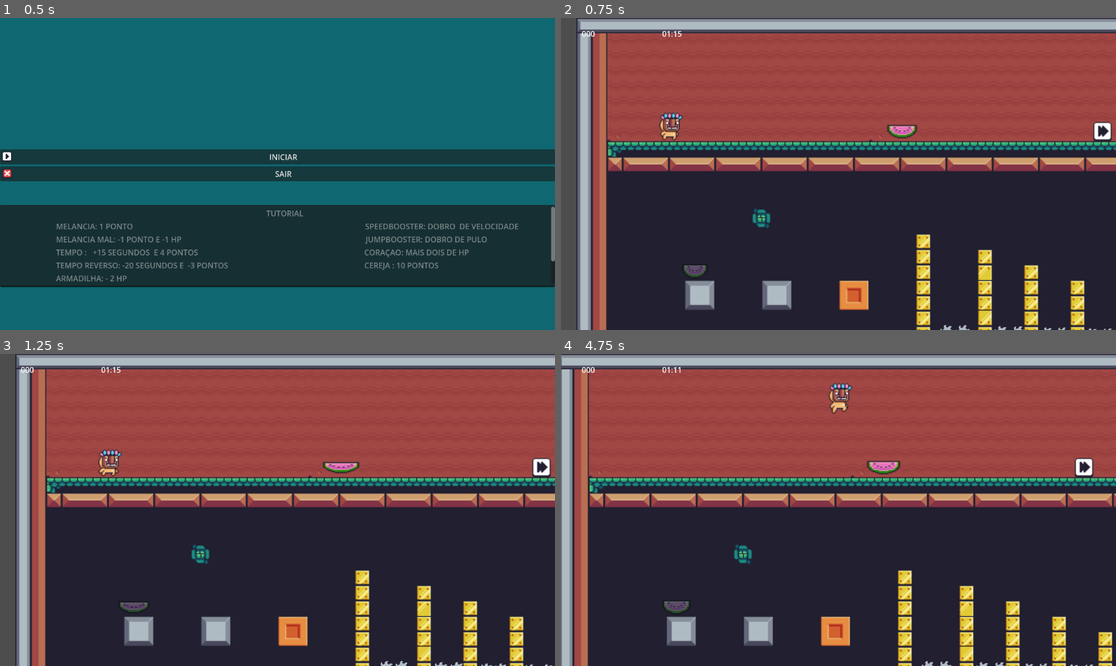
Above: before the commit, frames 1-4 (two rows, left to right).
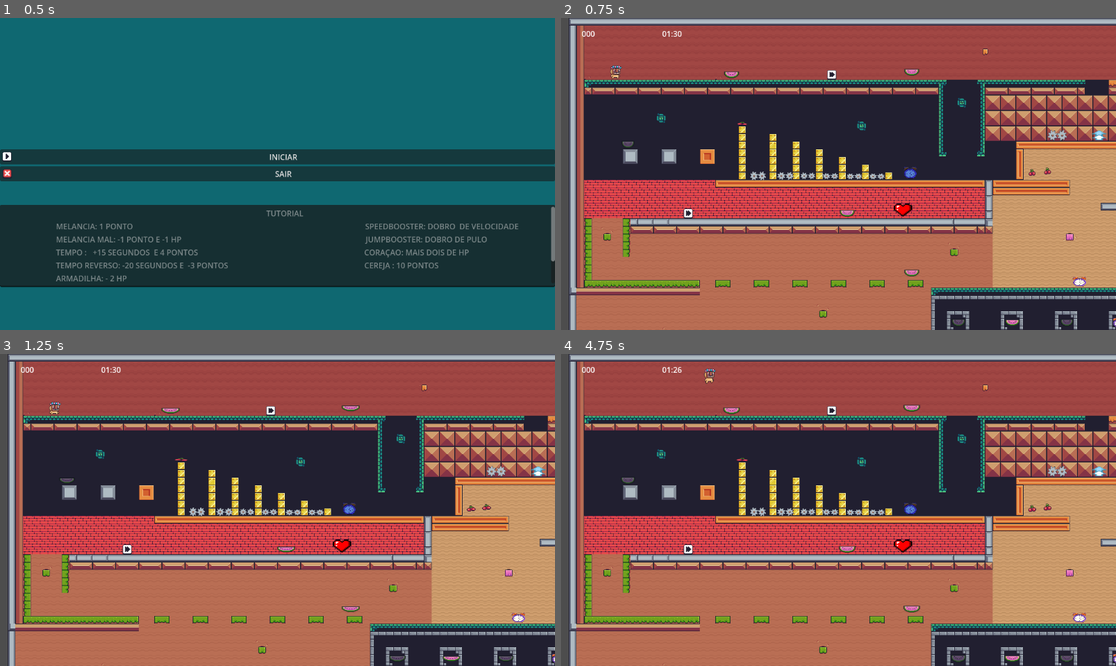
Above: after the commit, the same moments.

Repository: vagnerlopes1/jogo_godot
Game: Godot game, scene res://projeto.tscn
Two runs of this game, one before a commit and one after it. Both use one fixed random seed, a clock stepped at 60 frames per second and the inputs below.
Inputs:
- Up to frame 1 (0.5 s): no input
- Up to frame 2 (0.75 s): click "INICIAR" at 0.5 s
- Up to frame 3 (1.25 s): no input
- Up to frame 4 (4.75 s): tap Enter (ui_accept) at 1.25, 1.35, 1.52, 1.82, 2.1, 2.27, 2.57, 2.85, 3.6, 3.77, 4.07, 4.35, 4.52 s; hold Right (direita) 1.28-2.78 s; hold Left (ui_left) 2.78-3.53 s; hold Right (direita) from 3.53 s (still down)

Frame 1 is identical in both runs. In frame 2, 76% of the frame differs, in the area x 1-100%, y 0-100%; in frame 3, 76%; in frame 4, 77%, in the area x 0-100%, y 0-100%.

Commit message:
main
nice

Diff:
--- a/CharacterBody2D.gd
+++ b/CharacterBody2D.gd
@@ -1,28 +1,10 @@
 extends CharacterBody2D
 
-
-const SPEED = 300.0
-const JUMP_VELOCITY = -400.0
-
-# Get the gravity from the project settings to be synced with RigidBody nodes.
-var gravity = ProjectSettings.get_setting("physics/2d/default_gravity")
-
+var speed = 300
+var Player = null
 
 func _physics_process(delta):
-	# Add the gravity.
-	if not is_on_floor():
-		velocity.y += gravity * delta
-
-	# Handle jump.
-	if Input.is_action_just_pressed("ui_accept") and is_on_floor():
-		velocity.y = JUMP_VELOCITY
-
-	# Get the input direction and handle the movement/deceleration.
-	# As good practice, you should replace UI actions with custom gameplay actions.
-	var direction = Input.get_axis("ui_left", "ui_right")
-	if direction:
-		velocity.x = direction * SPEED
-	else:
-		velocity.x = move_toward(velocity.x, 0, SPEED)
-
-	move_and_slide()
+	if Player:
+		var direction = (Player.global_position-global_position).normalized()
+		velocity = direction * speed
+		move_and_slide()
--- a/Control.gd
+++ b/Control.gd
@@ -26,7 +26,7 @@
 
 func _process(delta):
 	contador_melons.text = str("%03d" % Global.pontos)
-	if minutos == 0 && segundos == 0:
+	if minutos == 0 && segundos < 0:
 		get_tree().reload_current_scene()
 		Global.pontos = 0
 		emit_signal("tempo_acabou")
@@ -47,7 +47,7 @@
 	if segundos < 0:
 		if minutos > 0:
 			minutos -= 1
-			segundos = 60
+			segundos += 60
 
 	segundos -=1
 
--- a/canvas_layer.gd
+++ b/canvas_layer.gd
@@ -5,7 +5,10 @@
 
 func _on_iniciar_bt_pressed():
 	get_tree().change_scene_to_file("res://projeto.tscn")
-
+	Global.pontos = 0
+	Global.vida = 5
+	Global.moveSpeed = 100
+	Global.JUMP_VELOCITY = -400
 
 func _on_sair_bt_pressed():
 	get_tree().quit()
--- a/character_body_2d.tscn
+++ b/character_body_2d.tscn
@@ -275,7 +275,6 @@
 shape = SubResource("CapsuleShape2D_qw2dk")
 
 [node name="Camera2D" type="Camera2D" parent="."]
-zoom = Vector2(2, 2)
 limit_left = 0
 limit_top = 0
 limit_right = 3735
--- a/pause_menu.gd
+++ b/pause_menu.gd
@@ -16,6 +16,11 @@
 func _on_reiniciar_bt_pressed():
 	get_tree().paused = false
 	get_tree().change_scene_to_file("res://projeto.tscn")
+	Global.pontos = 0
+	Global.vida = 5
+	Global.moveSpeed = 100
+	Global.JUMP_VELOCITY = -400
+
 
 
 
--- a/projeto.tscn
+++ b/projeto.tscn
@@ -1037,7 +1037,7 @@
 }]
 
 [sub_resource type="CircleShape2D" id="CircleShape2D_ecf1v"]
-radius = 13.3873
+radius = 6.7082
 
 [sub_resource type="AtlasTexture" id="AtlasTexture_1wxr4"]
 atlas = ExtResource("5_e32ej")
@@ -1856,6 +1856,284 @@
 frame_progress = 0.645356
 
 [node name="CollisionShape2D" type="CollisionShape2D" parent="cereja/cereja6"]
+position = Vector2(428.99, 55.6439)
+shape = SubResource("CircleShape2D_ecf1v")
+
+[node name="cereja2" type="Area2D" parent="."]
+script = ExtResource("5_seyrd")
+
+[node name="cereja5" type="Area2D" parent="cereja2"]
+script = ExtResource("5_seyrd")
+
+[node name="cereja" type="AnimatedSprite2D" parent="cereja2/cereja5"]
+position = Vector2(1010, 318)
+sprite_frames = SubResource("SpriteFrames_syett")
+animation = &"cereja"
+autoplay = "cereja"
+frame_progress = 0.645356
+
+[node name="CollisionShape2D" type="CollisionShape2D" parent="cereja2/cereja5"]
+position = Vector2(1010, 320)
+shape = SubResource("CircleShape2D_ecf1v")
+
+[node name="cereja4" type="Area2D" parent="cereja2"]
+script = ExtResource("5_seyrd")
+
+[node name="cereja" type="AnimatedSprite2D" parent="cereja2/cereja4"]
+position = Vector2(978, 321)
+sprite_frames = SubResource("SpriteFrames_syett")
+animation = &"cereja"
+autoplay = "cereja"
+frame_progress = 0.645356
+
+[node name="CollisionShape2D" type="CollisionShape2D" parent="cereja2/cereja4"]
+position = Vector2(978, 321)
+shape = SubResource("CircleShape2D_ecf1v")
+
+[node name="cereja3" type="Area2D" parent="cereja2"]
+script = ExtResource("5_seyrd")
+
+[node name="cereja" type="AnimatedSprite2D" parent="cereja2/cereja3"]
+position = Vector2(1498, 633)
+sprite_frames = SubResource("SpriteFrames_syett")
+animation = &"cereja"
+autoplay = "cereja"
+
+[node name="CollisionShape2D" type="CollisionShape2D" parent="cereja2/cereja3"]
+position = Vector2(1498, 633)
+shape = SubResource("CircleShape2D_ecf1v")
+
+[node name="cereja2" type="Area2D" parent="cereja2"]
+script = ExtResource("5_seyrd")
+
+[node name="cereja" type="AnimatedSprite2D" parent="cereja2/cereja2"]
+position = Vector2(1453, 118)
+sprite_frames = SubResource("SpriteFrames_syett")
+animation = &"cereja"
+autoplay = "cereja"
+
+[node name="CollisionShape2D" type="CollisionShape2D" parent="cereja2/cereja2"]
+position = Vector2(1453, 118)
+shape = SubResource("CircleShape2D_ecf1v")
+
+[node name="cereja" type="AnimatedSprite2D" parent="cereja2"]
+visible = false
+position = Vector2(610, -76.5)
+scale = Vector2(1, -0.03125)
+sprite_frames = SubResource("SpriteFrames_syett")
+animation = &"cereja"
+autoplay = "cereja"
+frame_progress = 0.645356
+
+[node name="CollisionShape2D" type="CollisionShape2D" parent="cereja2"]
+position = Vector2(741, -77)
+shape = SubResource("CircleShape2D_ecf1v")
+
+[node name="cereja6" type="Area2D" parent="cereja2"]
+position = Vector2(1680.01, 423.356)
+script = ExtResource("5_seyrd")
+
+[node name="cereja5" type="Area2D" parent="cereja2/cereja6"]
+script = ExtResource("5_seyrd")
+
+[node name="cereja" type="AnimatedSprite2D" parent="cereja2/cereja6/cereja5"]
+position = Vector2(299.99, -357.356)
+sprite_frames = SubResource("SpriteFrames_syett")
+animation = &"cereja"
+autoplay = "cereja"
+frame_progress = 0.645356
+
+[node name="CollisionShape2D" type="CollisionShape2D" parent="cereja2/cereja6/cereja5"]
+position = Vector2(299.99, -357.356)
+shape = SubResource("CircleShape2D_ecf1v")
+
+[node name="cereja4" type="Area2D" parent="cereja2/cereja6"]
+script = ExtResource("5_seyrd")
+
+[node name="cereja" type="AnimatedSprite2D" parent="cereja2/cereja6/cereja4"]
+position = Vector2(283.99, -357.356)
+sprite_frames = SubResource("SpriteFrames_syett")
+animation = &"cereja"
+autoplay = "cereja"
+frame_progress = 0.645356
+
+[node name="CollisionShape2D" type="CollisionShape2D" parent="cereja2/cereja6/cereja4"]
+position = Vector2(283.99, -357.356)
+shape = SubResource("CircleShape2D_ecf1v")
+
+[node name="cereja3" type="Area2D" parent="cereja2/cereja6"]
+script = ExtResource("5_seyrd")
+
+[node name="cereja" type="AnimatedSprite2D" parent="cereja2/cereja6/cereja3"]
+position = Vector2(62.9905, -69.3561)
+sprite_frames = SubResource("SpriteFrames_syett")
+animation = &"cereja"
+autoplay = "cereja"
+
+[node name="CollisionShape2D" type="CollisionShape2D" parent="cereja2/cereja6/cereja3"]
+position = Vector2(62.9905, -69.3561)
+shape = SubResource("CircleShape2D_ecf1v")
+
+[node name="cereja2" type="Area2D" parent="cereja2/cereja6"]
+script = ExtResource("5_seyrd")
+
+[node name="cereja" type="AnimatedSprite2D" parent="cereja2/cereja6/cereja2"]
+position = Vector2(455.99, 55.6439)
+sprite_frames = SubResource("SpriteFrames_syett")
+animation = &"cereja"
+autoplay = "cereja"
+
+[node name="CollisionShape2D" type="CollisionShape2D" parent="cereja2/cereja6/cereja2"]
+position = Vector2(453.99, 55.6439)
+shape = SubResource("CircleShape2D_ecf1v")
+
+[node name="cereja" type="AnimatedSprite2D" parent="cereja2/cereja6"]
+position = Vector2(428.99, 55.6439)
+sprite_frames = SubResource("SpriteFrames_syett")
+animation = &"cereja"
+autoplay = "cereja"
+frame_progress = 0.645356
+
+[node name="CollisionShape2D" type="CollisionShape2D" parent="cereja2/cereja6"]
+position = Vector2(428.99, 55.6439)
+shape = SubResource("CircleShape2D_ecf1v")
+
+[node name="cereja3" type="Area2D" parent="."]
+script = ExtResource("5_seyrd")
+
+[node name="cereja5" type="Area2D" parent="cereja3"]
+script = ExtResource("5_seyrd")
+
+[node name="cereja" type="AnimatedSprite2D" parent="cereja3/cereja5"]
+position = Vector2(1010, 318)
+sprite_frames = SubResource("SpriteFrames_syett")
+animation = &"cereja"
+autoplay = "cereja"
+frame_progress = 0.645356
+
+[node name="CollisionShape2D" type="CollisionShape2D" parent="cereja3/cereja5"]
+position = Vector2(1010, 320)
+shape = SubResource("CircleShape2D_ecf1v")
+
+[node name="cereja4" type="Area2D" parent="cereja3"]
+script = ExtResource("5_seyrd")
+
+[node name="cereja" type="AnimatedSprite2D" parent="cereja3/cereja4"]
+position = Vector2(978, 321)
+sprite_frames = SubResource("SpriteFrames_syett")
+animation = &"cereja"
+autoplay = "cereja"
+frame_progress = 0.645356
+
+[node name="CollisionShape2D" type="CollisionShape2D" parent="cereja3/cereja4"]
+position = Vector2(978, 321)
+shape = SubResource("CircleShape2D_ecf1v")
+
+[node name="cereja3" type="Area2D" parent="cereja3"]
+script = ExtResource("5_seyrd")
+
+[node name="cereja" type="AnimatedSprite2D" parent="cereja3/cereja3"]
+position = Vector2(1498, 633)
+sprite_frames = SubResource("SpriteFrames_syett")
+animation = &"cereja"
+autoplay = "cereja"
+
+[node name="CollisionShape2D" type="CollisionShape2D" parent="cereja3/cereja3"]
+position = Vector2(1498, 633)
+shape = SubResource("CircleShape2D_ecf1v")
+
+[node name="cereja2" type="Area2D" parent="cereja3"]
+script = ExtResource("5_seyrd")
+
+[node name="cereja" type="AnimatedSprite2D" parent="cereja3/cereja2"]
+position = Vector2(1453, 118)
+sprite_frames = SubResource("SpriteFrames_syett")
+animation = &"cereja"
+autoplay = "cereja"
+
+[node name="CollisionShape2D" type="CollisionShape2D" parent="cereja3/cereja2"]
+position = Vector2(1453, 118)
+shape = SubResource("CircleShape2D_ecf1v")
+
+[node name="cereja" type="AnimatedSprite2D" parent="cereja3"]
+position = Vector2(376, 219)
+rotation = -3.14159
+scale = Vector2(1.61998, -0.53125)
+sprite_frames = SubResource("SpriteFrames_syett")
+animation = &"cereja"
+autoplay = "cereja"
+frame_progress = 0.503995
+
+[node name="CollisionShape2D" type="CollisionShape2D" parent="cereja3"]
+position = Vector2(376, 219)
+shape = SubResource("CircleShape2D_ecf1v")
+
+[node name="cereja6" type="Area2D" parent="cereja3"]
+position = Vector2(1680.01, 423.356)
+script = ExtResource("5_seyrd")
+
+[node name="cereja5" type="Area2D" parent="cereja3/cereja6"]
+script = ExtResource("5_seyrd")
+
+[node name="cereja" type="AnimatedSprite2D" parent="cereja3/cereja6/cereja5"]
+position = Vector2(299.99, -357.356)
+sprite_frames = SubResource("SpriteFrames_syett")
+animation = &"cereja"
+autoplay = "cereja"
+frame_progress = 0.645356
+
+[node name="CollisionShape2D" type="CollisionShape2D" parent="cereja3/cereja6/cereja5"]
+position = Vector2(299.99, -357.356)
+shape = SubResource("CircleShape2D_ecf1v")
+
+[node name="cereja4" type="Area2D" parent="cereja3/cereja6"]
+script = ExtResource("5_seyrd")
+
+[node name="cereja" type="AnimatedSprite2D" parent="cereja3/cereja6/cereja4"]
+position = Vector2(283.99, -357.356)
+sprite_frames = SubResource("SpriteFrames_syett")
+animation = &"cereja"
+autoplay = "cereja"
+frame_progress = 0.645356
+
+[node name="CollisionShape2D" type="CollisionShape2D" parent="cereja3/cereja6/cereja4"]
+position = Vector2(283.99, -357.356)
+shape = SubResource("CircleShape2D_ecf1v")
+
+[node name="cereja3" type="Area2D" parent="cereja3/cereja6"]
+script = ExtResource("5_seyrd")
+
+[node name="cereja" type="AnimatedSprite2D" parent="cereja3/cereja6/cereja3"]
+position = Vector2(62.9905, -69.3561)
+sprite_frames = SubResource("SpriteFrames_syett")
+animation = &"cereja"
+autoplay = "cereja"
+
+[node name="CollisionShape2D" type="CollisionShape2D" parent="cereja3/cereja6/cereja3"]
+position = Vector2(62.9905, -69.3561)
+shape = SubResource("CircleShape2D_ecf1v")
+
+[node name="cereja2" type="Area2D" parent="cereja3/cereja6"]
+script = ExtResource("5_seyrd")
+
+[node name="cereja" type="AnimatedSprite2D" parent="cereja3/cereja6/cereja2"]
+position = Vector2(455.99, 55.6439)
+sprite_frames = SubResource("SpriteFrames_syett")
+animation = &"cereja"
+autoplay = "cereja"
+
+[node name="CollisionShape2D" type="CollisionShape2D" parent="cereja3/cereja6/cereja2"]
+position = Vector2(453.99, 55.6439)
+shape = SubResource("CircleShape2D_ecf1v")
+
+[node name="cereja" type="AnimatedSprite2D" parent="cereja3/cereja6"]
+position = Vector2(428.99, 55.6439)
+sprite_frames = SubResource("SpriteFrames_syett")
+animation = &"cereja"
+autoplay = "cereja"
+frame_progress = 0.645356
+
+[node name="CollisionShape2D" type="CollisionShape2D" parent="cereja3/cereja6"]
 position = Vector2(428.99, 55.6439)
 shape = SubResource("CircleShape2D_ecf1v")
 
@@ -2376,7 +2654,7 @@
 grow_horizontal = 2
 grow_vertical = 2
 script = ExtResource("7_cb5c3")
-seg_padrao = 15
+seg_padrao = 30
 
 [node name="MarginContainer" type="MarginContainer" parent="hud/Control"]
 layout_mode = 1
@@ -2469,6 +2747,66 @@
 [connection signal="body_entered" from="cereja/cereja6/cereja2" to="cereja/cereja6/cereja2" method="_on_body_entered"]
 [connection signal="body_entered" from="cereja/cereja6/cereja2" to="coletavel" method="_on_cereja_body_entered"]
 [connection signal="body_shape_entered" from="cereja/cereja6/cereja2" to="cereja/cereja6/cereja2" method="_on_body_shape_entered"]
+[connection signal="body_entered" from="cereja2" to="cereja2" method="_on_body_entered"]
+[connection signal="body_entered" from="cereja2" to="coletavel" method="_on_cereja_body_entered"]
+[connection signal="body_shape_entered" from="cereja2" to="cereja2" method="_on_body_shape_entered"]
+[connection signal="body_entered" from="cereja2/cereja5" to="cereja2/cereja5" method="_on_body_entered"]
+[connection signal="body_entered" from="cereja2/cereja5" to="coletavel" method="_on_cereja_body_entered"]
+[connection signal="body_shape_entered" from="cereja2/cereja5" to="cereja2/cereja5" method="_on_body_shape_entered"]
+[connection signal="body_entered" from="cereja2/cereja4" to="cereja2/cereja4" method="_on_body_entered"]
+[connection signal="body_entered" from="cereja2/cereja4" to="coletavel" method="_on_cereja_body_entered"]
+[connection signal="body_shape_entered" from="cereja2/cereja4" to="cereja2/cereja4" method="_on_body_shape_entered"]
+[connection signal="body_entered" from="cereja2/cereja3" to="cereja2/cereja3" method="_on_body_entered"]
+[connection signal="body_entered" from="cereja2/cereja3" to="coletavel" method="_on_cereja_body_entered"]
+[connection signal="body_shape_entered" from="cereja2/cereja3" to="cereja2/cereja3" method="_on_body_shape_entered"]
+[connection signal="body_entered" from="cereja2/cereja2" to="cereja2/cereja2" method="_on_body_entered"]
+[connection signal="body_entered" from="cereja2/cereja2" to="coletavel" method="_on_cereja_body_entered"]
+[connection signal="body_shape_entered" from="cereja2/cereja2" to="cereja2/cereja2" method="_on_body_shape_entered"]
+[connection signal="body_entered" from="cereja2/cereja6" to="cereja2/cereja6" method="_on_body_entered"]
+[connection signal="body_entered" from="cereja2/cereja6" to="coletavel" method="_on_cereja_body_entered"]
+[connection signal="body_shape_entered" from="cereja2/cereja6" to="cereja2/cereja6" method="_on_body_shape_entered"]
+[connection signal="body_entered" from="cereja2/cereja6/cereja5" to="cereja2/cereja6/cereja5" method="_on_body_entered"]
+[connection signal="body_entered" from="cereja2/cereja6/cereja5" to="coletavel" method="_on_cereja_body_entered"]
+[connection signal="body_shape_entered" from="cereja2/cereja6/cereja5" to="cereja2/cereja6/cereja5" method="_on_body_shape_entered"]
+[connection signal="body_entered" from="cereja2/cereja6/cereja4" to="cereja2/cereja6/cereja4" method="_on_body_entered"]
+[connection signal="body_entered" from="cereja2/cereja6/cereja4" to="coletavel" method="_on_cereja_body_entered"]
+[connection signal="body_shape_entered" from="cereja2/cereja6/cereja4" to="cereja2/cereja6/cereja4" method="_on_body_shape_entered"]
+[connection signal="body_entered" from="cereja2/cereja6/cereja3" to="cereja2/cereja6/cereja3" method="_on_body_entered"]
+[connection signal="body_entered" from="cereja2/cereja6/cereja3" to="coletavel" method="_on_cereja_body_entered"]
+[connection signal="body_shape_entered" from="cereja2/cereja6/cereja3" to="cereja2/cereja6/cereja3" method="_on_body_shape_entered"]
+[connection signal="body_entered" from="cereja2/cereja6/cereja2" to="cereja2/cereja6/cereja2" method="_on_body_entered"]
+[connection signal="body_entered" from="cereja2/cereja6/cereja2" to="coletavel" method="_on_cereja_body_entered"]
+[connection signal="body_shape_entered" from="cereja2/cereja6/cereja2" to="cereja2/cereja6/cereja2" method="_on_body_shape_entered"]
+[connection signal="body_entered" from="cereja3" to="cereja3" method="_on_body_entered"]
+[connection signal="body_entered" from="cereja3" to="coletavel" method="_on_cereja_body_entered"]
+[connection signal="body_shape_entered" from="cereja3" to="cereja3" method="_on_body_shape_entered"]
+[connection signal="body_entered" from="cereja3/cereja5" to="cereja3/cereja5" method="_on_body_entered"]
+[connection signal="body_entered" from="cereja3/cereja5" to="coletavel" method="_on_cereja_body_entered"]
+[connection signal="body_shape_entered" from="cereja3/cereja5" to="cereja3/cereja5" method="_on_body_shape_entered"]
+[connection signal="body_entered" from="cereja3/cereja4" to="cereja3/cereja4" method="_on_body_entered"]
+[connection signal="body_entered" from="cereja3/cereja4" to="coletavel" method="_on_cereja_body_entered"]
+[connection signal="body_shape_entered" from="cereja3/cereja4" to="cereja3/cereja4" method="_on_body_shape_entered"]
+[connection signal="body_entered" from="cereja3/cereja3" to="cereja3/cereja3" method="_on_body_entered"]
+[connection signal="body_entered" from="cereja3/cereja3" to="coletavel" method="_on_cereja_body_entered"]
+[connection signal="body_shape_entered" from="cereja3/cereja3" to="cereja3/cereja3" method="_on_body_shape_entered"]
+[connection signal="body_entered" from="cereja3/cereja2" to="cereja3/cereja2" method="_on_body_entered"]
+[connection signal="body_entered" from="cereja3/cereja2" to="coletavel" method="_on_cereja_body_entered"]
+[connection signal="body_shape_entered" from="cereja3/cereja2" to="cereja3/cereja2" method="_on_body_shape_entered"]
+[connection signal="body_entered" from="cereja3/cereja6" to="cereja3/cereja6" method="_on_body_entered"]
+[connection signal="body_entered" from="cereja3/cereja6" to="coletavel" method="_on_cereja_body_entered"]
+[connection signal="body_shape_entered" from="cereja3/cereja6" to="cereja3/cereja6" method="_on_body_shape_entered"]
+[connection signal="body_entered" from="cereja3/cereja6/cereja5" to="cereja3/cereja6/cereja5" method="_on_body_entered"]
+[connection signal="body_entered" from="cereja3/cereja6/cereja5" to="coletavel" method="_on_cereja_body_entered"]
+[connection signal="body_shape_entered" from="cereja3/cereja6/cereja5" to="cereja3/cereja6/cereja5" method="_on_body_shape_entered"]
+[connection signal="body_entered" from="cereja3/cereja6/cereja4" to="cereja3/cereja6/cereja4" method="_on_body_entered"]
+[connection signal="body_entered" from="cereja3/cereja6/cereja4" to="coletavel" method="_on_cereja_body_entered"]
+[connection signal="body_shape_entered" from="cereja3/cereja6/cereja4" to="cereja3/cereja6/cereja4" method="_on_body_shape_entered"]
+[connection signal="body_entered" from="cereja3/cereja6/cereja3" to="cereja3/cereja6/cereja3" method="_on_body_entered"]
+[connection signal="body_entered" from="cereja3/cereja6/cereja3" to="coletavel" method="_on_cereja_body_entered"]
+[connection signal="body_shape_entered" from="cereja3/cereja6/cereja3" to="cereja3/cereja6/cereja3" method="_on_body_shape_entered"]
+[connection signal="body_entered" from="cereja3/cereja6/cereja2" to="cereja3/cereja6/cereja2" method="_on_body_entered"]
+[connection signal="body_entered" from="cereja3/cereja6/cereja2" to="coletavel" method="_on_cereja_body_entered"]
+[connection signal="body_shape_entered" from="cereja3/cereja6/cereja2" to="cereja3/cereja6/cereja2" method="_on_body_shape_entered"]
 [connection signal="body_entered" from="coletavel" to="coletavel" method="_on_body_entered"]
 [connection signal="body_shape_entered" from="coletavel" to="Player" method="_on_area_2d_body_shape_entered"]
 [connection signal="body_shape_entered" from="coletavel" to="coletavel" method="_on_body_shape_entered"]
--- a/temporeverso.gd
+++ b/temporeverso.gd
@@ -8,10 +8,12 @@
 	if body.name == "Player":
 
 
-		control.segundos -=10
+		control.segundos -=20
 		Global.pontos -= pontos
 		print ("OH nao tempo reverso voce perdeu 10  segundos e 3 pontos!")
 		await $CollisionShape2D.call_deferred("queue_free")
+
 		$temporeverso.play("new_animation")
 		await $temporeverso.animation_finished
+
 		queue_free()
